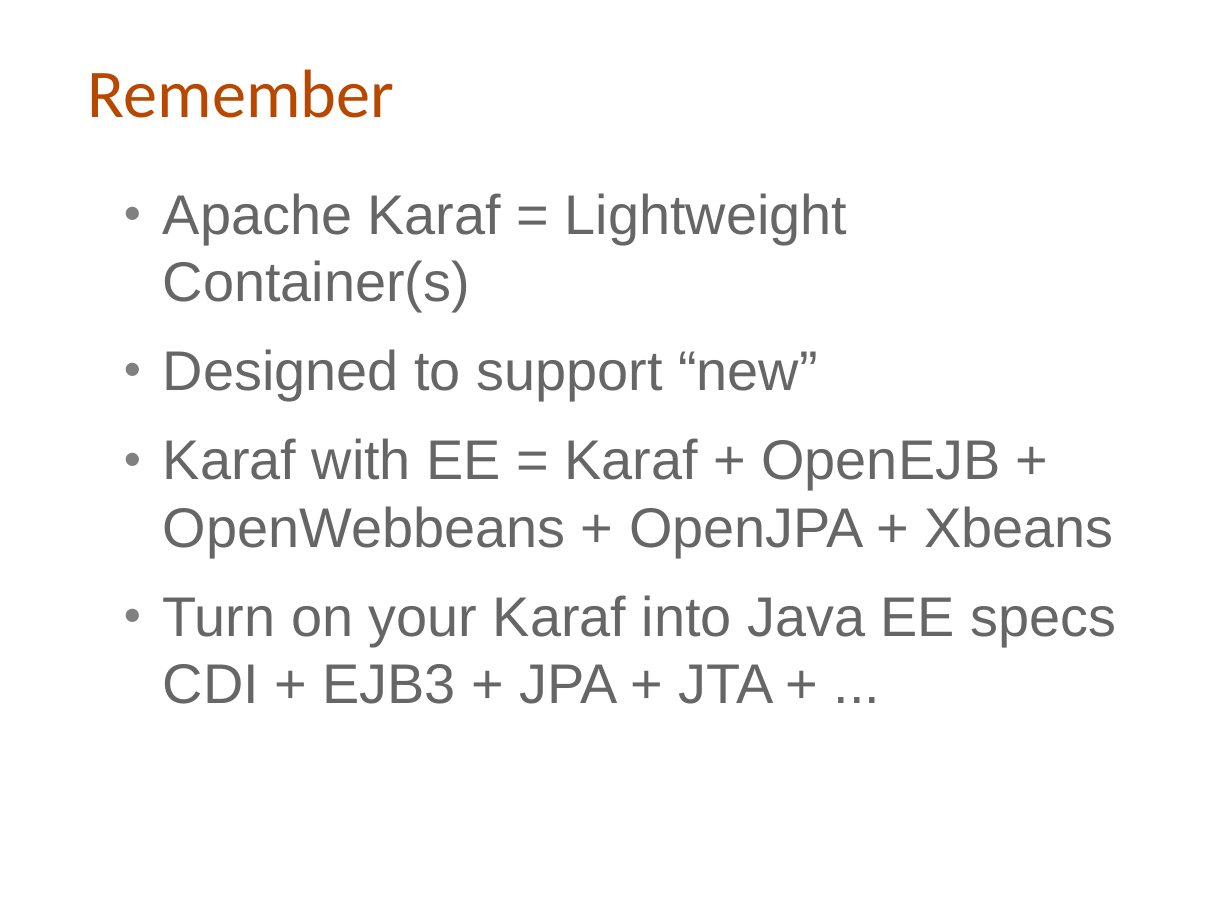
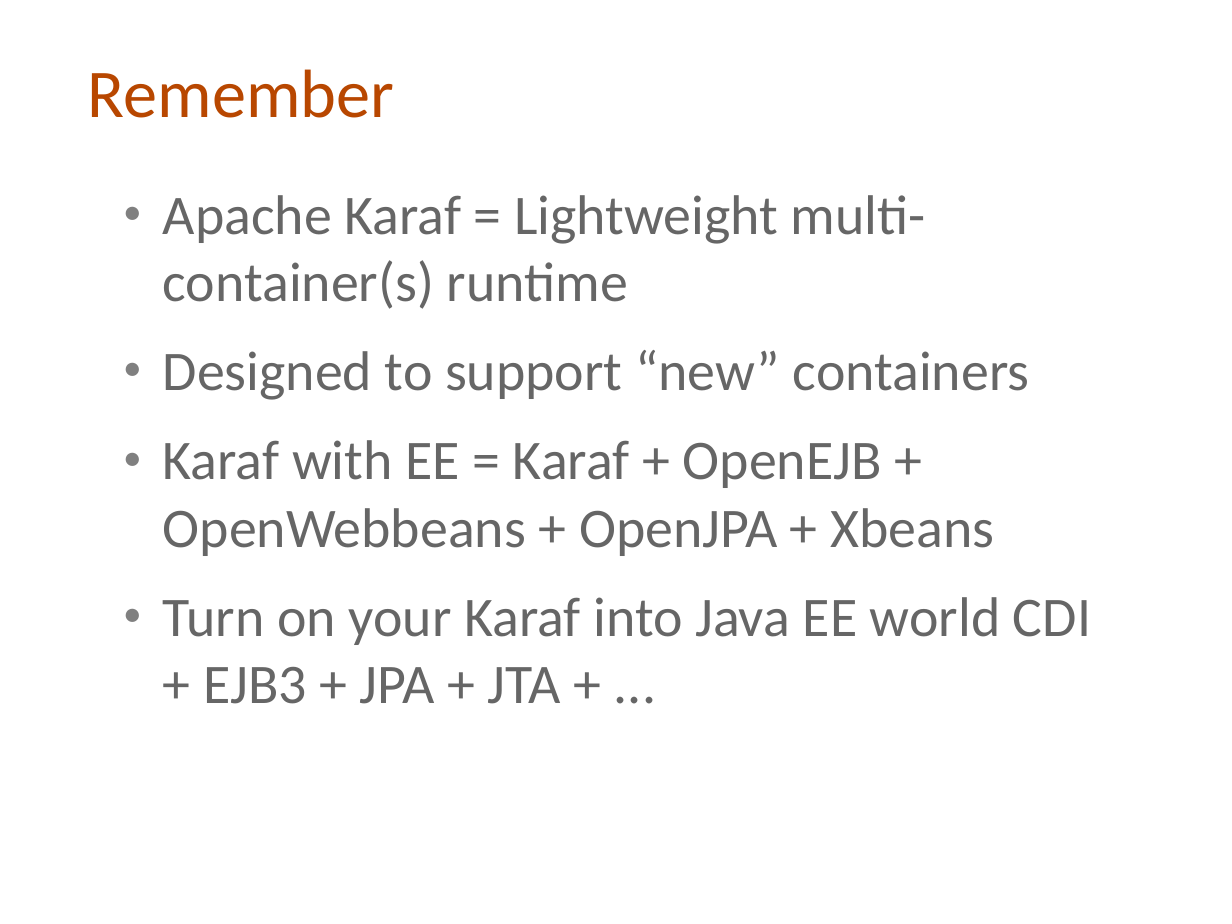
Before and after one commit to cmoulliard/apachecon-2012, a slide deck: slide 40 of karaf-ee-apachecon_eu_2012.odp (slide 36 before the commit). Drawn at 1232x924 pixels with LibreOffice and Linux fonts; fonts in the diff are those of the drawing; background and template pictures are left out. Boxes give left, top, right and bottom in pixels: in the first picture for what was removed or moved away, otherwise in the second. Text is boxed around its words. In the diff, an @@ line names an element or a change of style, - is before the commit and + after.

Commit message:
Finalize presentation of KarafEE

```diff
--- a/karaf-ee-apachecon_eu_2012.odp
+++ b/karaf-ee-apachecon_eu_2012.odp
@@ text at <box>163,195,1029,400</box>: text changed; font Arial to Calibri @@
-● Apache Karaf = Lightweight Container(s)
-● Designed to support “new”
+● Apache Karaf = Lightweight multi-container(s) runtime
+● Designed to support “new” containers
@@ text at <box>163,440,994,556</box>: font Arial to Calibri in "Karaf with EE = Karaf + OpenEJB ..." @@
@@ text at <box>163,597,1091,704</box>: text changed; font Arial to Calibri @@
-● Turn on your Karaf into Java EE specs CDI + EJB3 + JPA + JTA + ...
+● Turn on your Karaf into Java EE world CDI + EJB3 + JPA + JTA + ...
```
Also in this commit, not shown: 10 other slides changed, 9 slides added, 3 slides removed, 5 other files.
